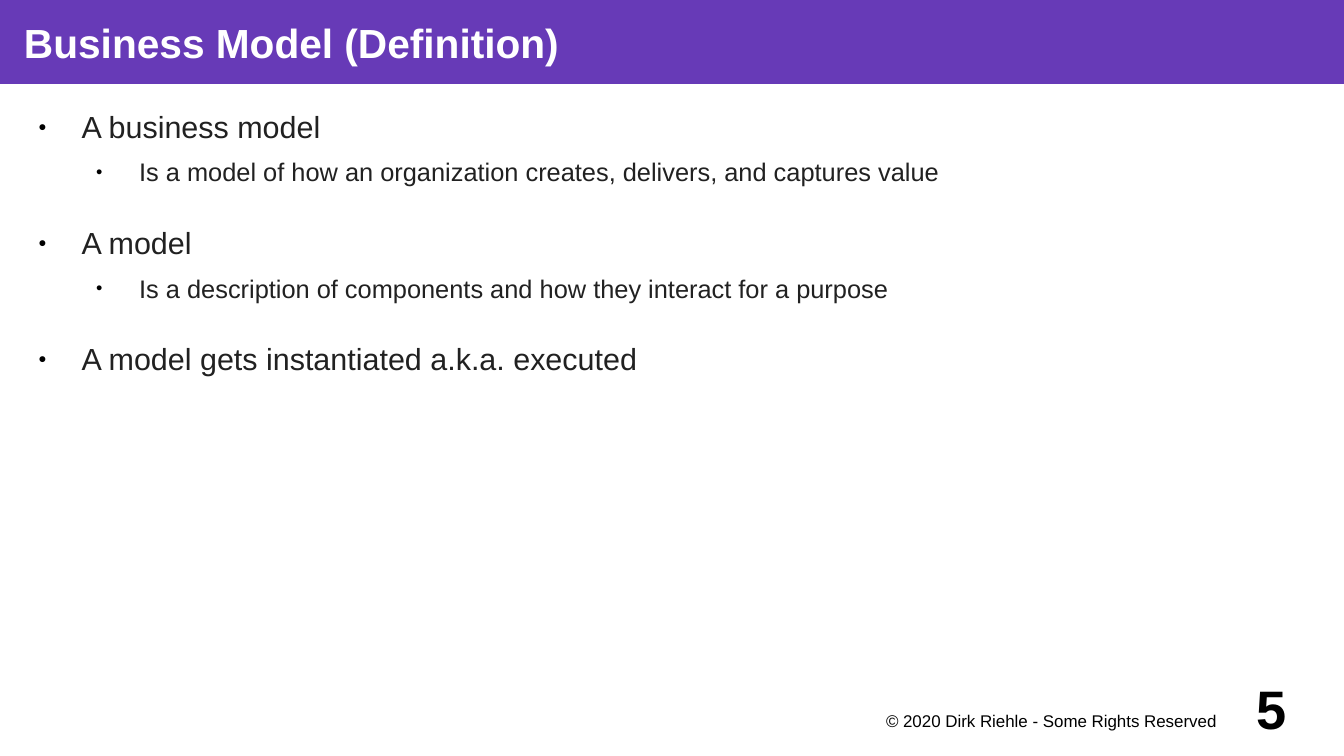
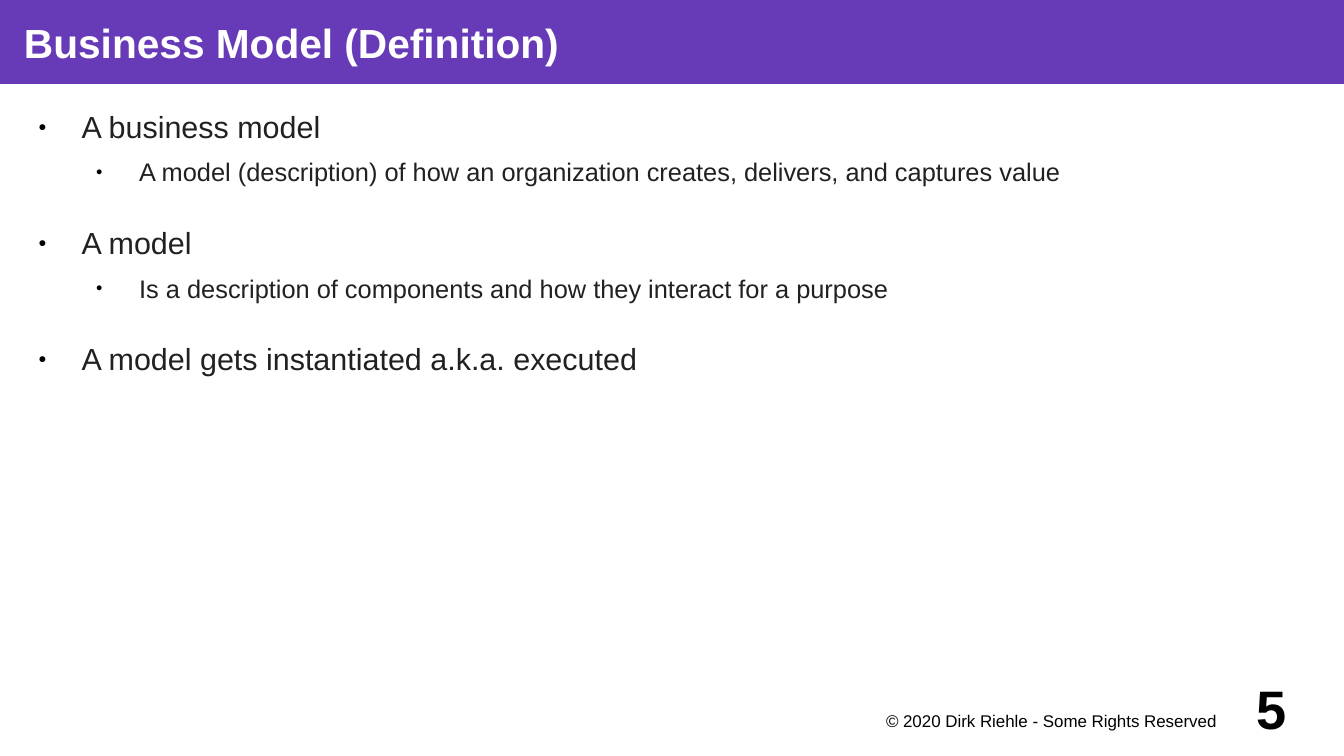
Before and after one commit to dirkriehle/coss-course, a slide deck: slide 5 of Lecture slides/COSS B04 - Business Models.odp. Drawn at 1344x756 pixels with LibreOffice and Linux fonts; fonts in the diff are those of the drawing. Boxes give left, top, right and bottom in pixels: in the first picture for what was removed or moved away, otherwise in the second. Text is boxed around its words. In the diff, an @@ line names an element or a change of style, - is before the commit and + after.

```diff
--- a/Lecture slides/COSS B04 - Business Models.odp
+++ b/Lecture slides/COSS B04 - Business Models.odp
@@ text at (x1=139, y1=162, x2=1060, y2=187): text changed @@
-  ● Is a model of how an organization creates, delivers, and captures value
+  ● A model (description) of how an organization creates, delivers, and captures value
```
Also in this commit, not shown: 16 other slides changed, 28 other files.
